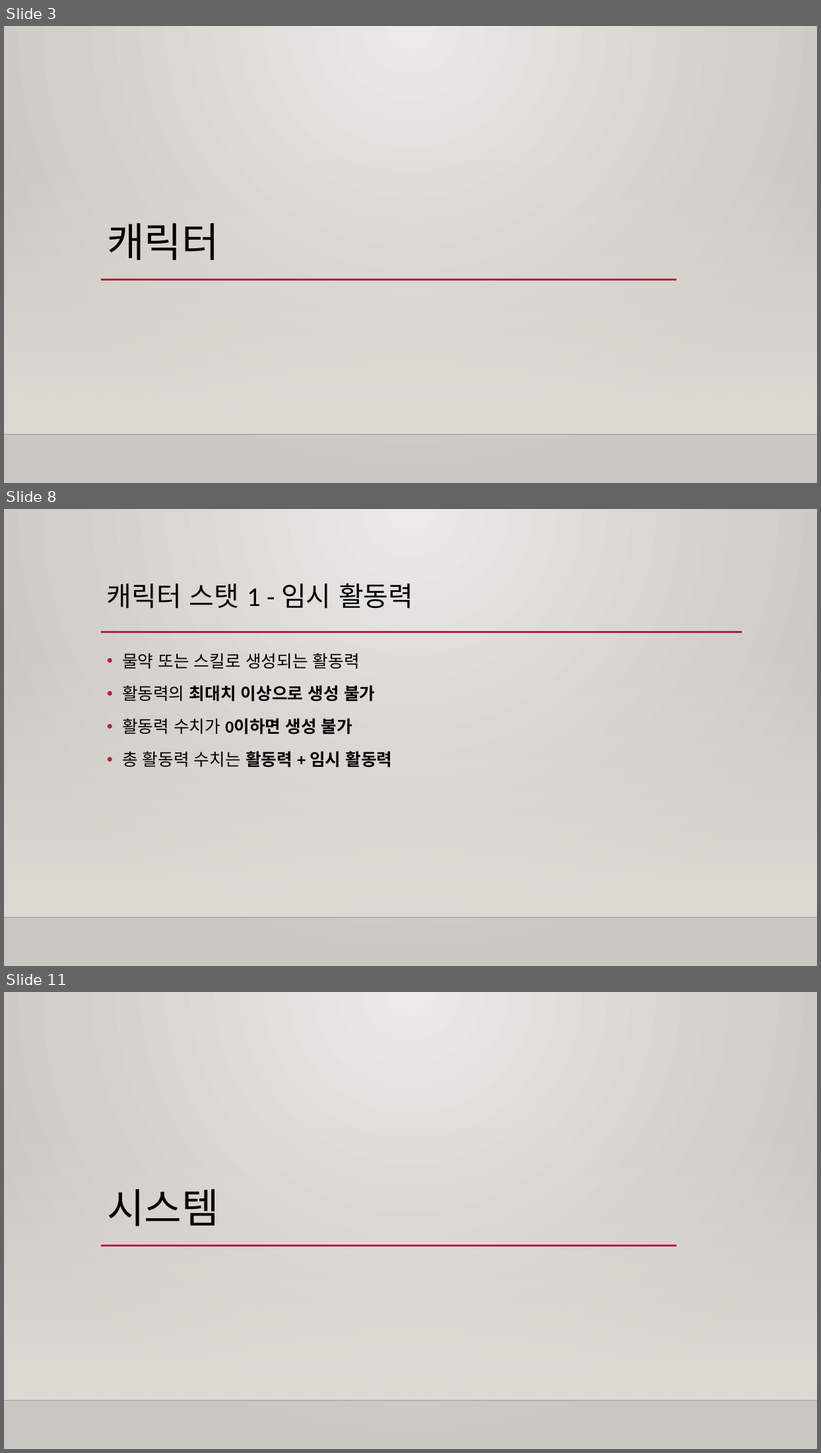
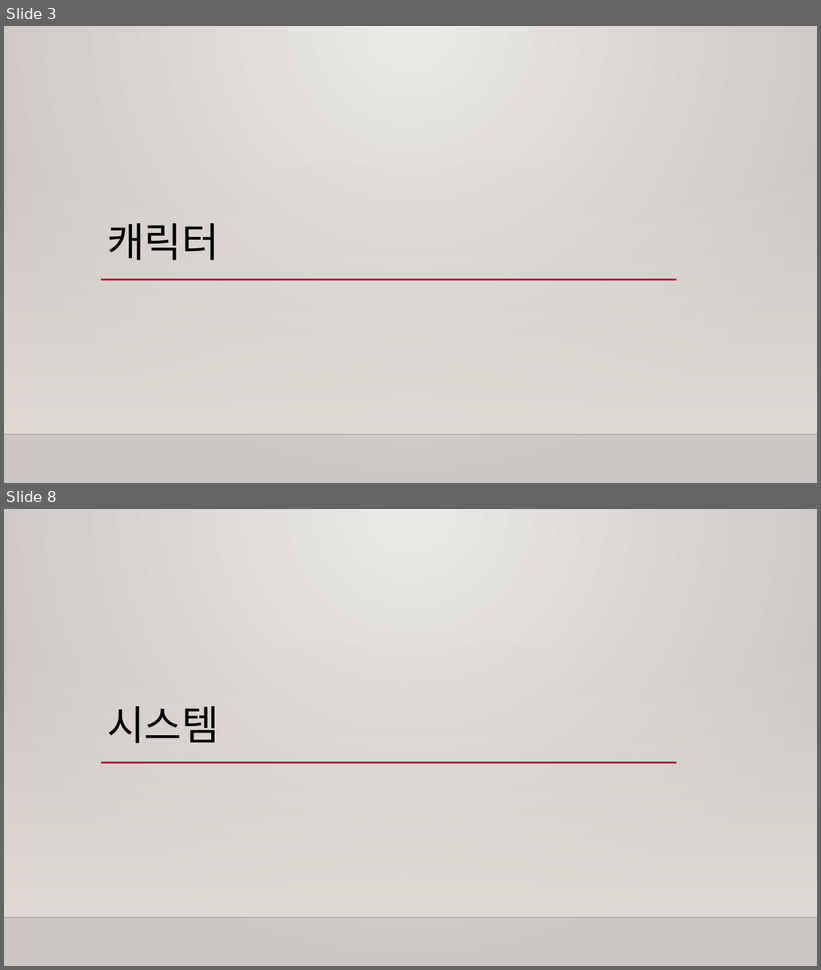
Before and after one commit to Raynia/Alchemist-Diary, a slide deck: Specification/Prototype/프로토타입 기획서.pptx. Shown one above the other, each under a label of ours: slides 3, 8 and 11 before the commit, slides 3 and 8 after it; the slides between them are not shown. The pictures are 821x1453 and 821x970 pixels, drawn with LibreOffice and Linux fonts; fonts in the diff are those of the drawing; background and template pictures are left out. Boxes give left, top, right and bottom in pixels: in the first picture for what was removed or moved away, otherwise in the second. Text is boxed around its words. In the diff, an @@ line names an element or a change of style, - is before the commit and + after.

```diff
--- a/Specification/Prototype/프로토타입 기획서.pptx
+++ b/Specification/Prototype/프로토타입 기획서.pptx
@@ slide 8 removed at [4,509,817,966], background gradient #ECEAE7 to #CAC7C1; not listed: 2 template elements that a slide beside it also shows @@
@@ title removed at [107,583,413,609] @@
-캐릭터 스탯 1 - 임시 활동력
@@ line removed from (101, 632) to (742, 632) @@
@@ text removed at [122,653,392,768] @@
-• 물약 또는 스킬로 생성되는 활동력
-• 활동력의 최대치 이상으로 생성 불가
-• 활동력 수치가 0이하면 생성 불가
-• 총 활동력 수치는 활동력 + 임시 활동력
@@ what was slide 11 is now slide 8 @@
```
Also in this commit, not shown: 4 slides changed, 3 other slides removed.
